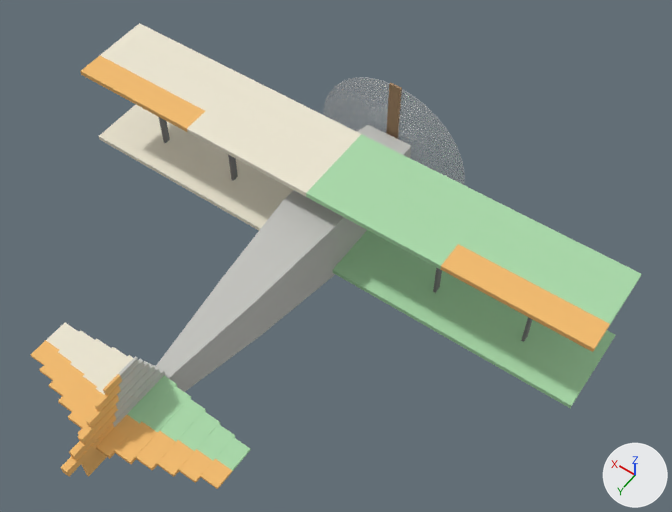
The glTF model assets/aircraft/spad7/model.glb: old version first, new version second.
Both versions are drawn from a camera (50 mm lens) standing at (-4.8, 7.29, 9.9) and looking at (-0.56, 1.36, 0.57). The lights are fixed; the arrows at lower right show +X, +Y and +Z. The picture after the commit comes second. Where no turn or scale is listed for an object, it has been applied to the vertices. Vertices at exactly the same position are counted once.

Objects in the first picture: 'body', 'ctrl_aileron_l_upper', 'ctrl_aileron_r_upper', 'ctrl_elevator', 'ctrl_rudder', 'prop_blur' and 1 more.
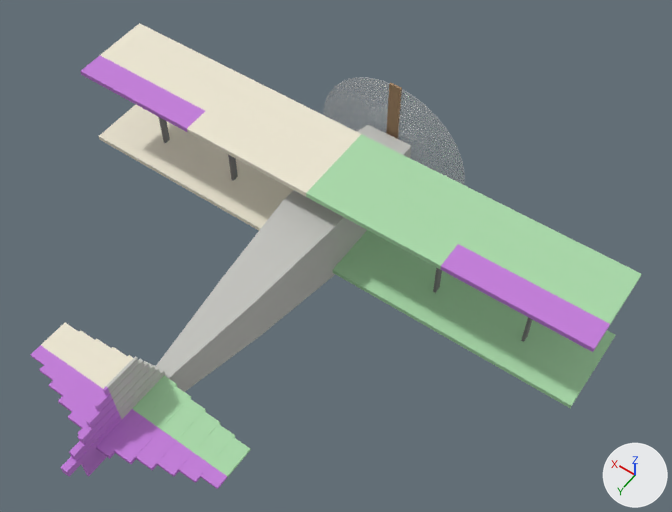
Where the newer file only moved an object's origin or applied its transform, the numbers keep the older frame.

Patch to the scene script:
```diff
--- a/assets/aircraft/spad7/model.glb.py
+++ b/assets/aircraft/spad7/model.glb.py
@@ mat_gouvernes @@
 mat_gouvernes = principled_material('gouvernes')
-mat_gouvernes.base_color = (0.9, 0.5, 0.15)  # orange #f3bc6c
+mat_gouvernes.base_color = (0.55, 0.2, 0.7)  # purple #c47cda
 mat_gouvernes.roughness = 0.8
@@ me_body @@
 me_body.from_pydata(...)  # 652 vertices, 1364 faces; spans x -3.91..3.91, y -0.7..4.8, z -1.13..1.4
 # used by ob_body; location = (0.0, 0.0, 0.0)
+# me_body part 1: 72 of 652 vertices moved; they spanned x -1.4..1.4, y 4.43..4.79, z 0.67..1.4 and now span x -1.4..1.4, y 4.51..4.68, z 0.67..1.4; mean shift (0.0, 0.01, 0.0); largest move (0.01, 4.5, 1.4) -> (0.01, 4.68, 1.4)
 me_body.materials.append(mat_fuselage)
@@ me_ctrl_elevator @@
 # used by ob_ctrl_elevator; location = (0.0, 4.51, 0.7)
-me_ctrl_elevator.from_pydata(...)  # 96 vertices, 144 faces; spans x -1.4..1.4, y -0.08..0.56, z -0.03..0.03
+me_ctrl_elevator.from_pydata(...)  # 96 vertices, 144 faces; spans x -1.4..1.4, y 0.0..0.56, z -0.03..0.03
+# me_ctrl_elevator part 2: all 48 vertices in x -1.4..1.4, y -0.08..0.08, z -0.03..0.03 are scaled about their middle by (1, 0, 1)
 me_ctrl_elevator.materials.append(mat_gouvernes)
@@ me_ctrl_rudder @@
 # used by ob_ctrl_rudder; location = (0.0, 4.67, 0.87)
 # before: 12 (-0.045, 0.121, -0.058) at pixel (113, 423), 13 (-0.045, 0.121, -0.175), 14 (0.045, 0.121, -0.175), 15 (0.045, 0.121, -0.058), 20 (-0.039, 0.062, 0.059) at pixel (114, 414)
 # before: 21 (-0.039, 0.062, -0.058) at pixel (116, 419), 22 (0.039, 0.062, -0.058), 23 (0.039, 0.062, 0.059), 28 (-0.033, 0.003, 0.175) at pixel (115, 404), 29 (-0.033, 0.003, 0.059) at pixel (117, 410)
 # before: 30 (0.033, 0.003, 0.059), 31 (0.033, 0.003, 0.175), 36 (-0.027, -0.056, 0.292) at pixel (117, 395), 37 (-0.027, -0.056, 0.175) at pixel (119, 400), 38 (0.027, -0.056, 0.175)
 # before: 39 (0.027, -0.056, 0.292), 44 (-0.021, -0.115, 0.409) at pixel (118, 385), 45 (-0.021, -0.115, 0.292) at pixel (120, 390), 46 (0.021, -0.115, 0.292), 47 (0.021, -0.115, 0.409)
 # before: 52 (-0.015, -0.174, 0.525) at pixel (120, 375), 53 (-0.015, -0.174, 0.409) at pixel (122, 381), 54 (0.015, -0.174, 0.409), 55 (0.015, -0.174, 0.525) at pixel (118, 373)
-me_ctrl_rudder.from_pydata(...)  # 60 vertices, 96 faces; spans x -0.045..0.045, y -0.174..0.814, z -0.565..0.525
+me_ctrl_rudder.from_pydata(...)  # 60 vertices, 96 faces; spans x -0.045..0.045, y 0.009..0.814, z -0.565..0.525
+# me_ctrl_rudder part 3
+for i in [*range(12, 16)]: me_ctrl_rudder.vertices[i].co += Vector((0.0, -0.112, 0.0))
+for i in [*range(20, 24)]: me_ctrl_rudder.vertices[i].co += Vector((0.0, -0.053, 0.0))
+for i in [*range(28, 32)]: me_ctrl_rudder.vertices[i].co += Vector((0.0, 0.006, 0.0))
+for i in [*range(36, 40)]: me_ctrl_rudder.vertices[i].co += Vector((0.0, 0.065, 0.0))
+for i in [*range(44, 48)]: me_ctrl_rudder.vertices[i].co += Vector((0.0, 0.124, 0.0))
+for i in [*range(52, 56)]: me_ctrl_rudder.vertices[i].co += Vector((0.0, 0.183, 0.0))
 me_ctrl_rudder.materials.append(mat_gouvernes)
```

Where the change shows, as pixel boxes (x1, y1, x2, y2) in the pictures (672 x 512 px; the box of a moved part takes in the faces that stretch with it):
'ctrl_elevator', recoloured (orange to purple): (30, 345, 227, 489) in both
'ctrl_aileron_r_upper', recoloured (orange to purple): (440, 244, 610, 352) in both
'ctrl_aileron_l_upper', recoloured (orange to purple): (80, 55, 205, 132) in both
'ctrl_rudder', recoloured (orange to purple): (60, 387, 117, 477) in both
part 1 of me_body, moved or reshaped: before (46, 323, 251, 472); after (41, 323, 251, 478)
part 2 of me_ctrl_elevator, moved or reshaped: before (30, 340, 232, 489); after (30, 345, 227, 489)
part 3 of me_ctrl_rudder, moved or reshaped: before (60, 374, 122, 477); after (60, 387, 122, 477)
